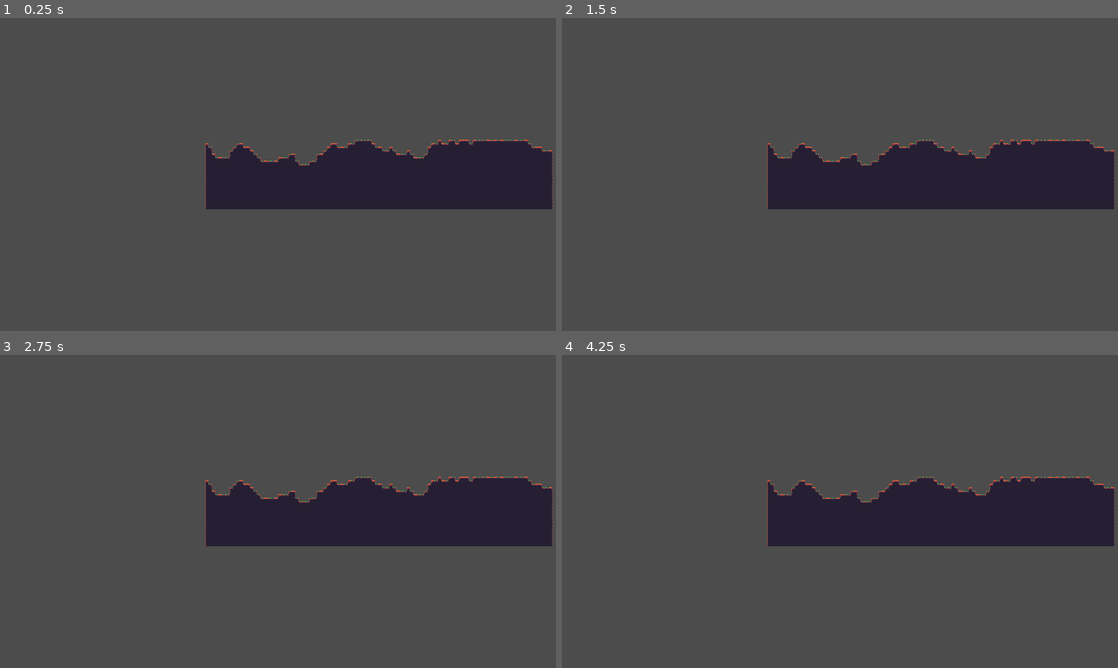
Above: before the commit, frames 1-4 (two rows, left to right).
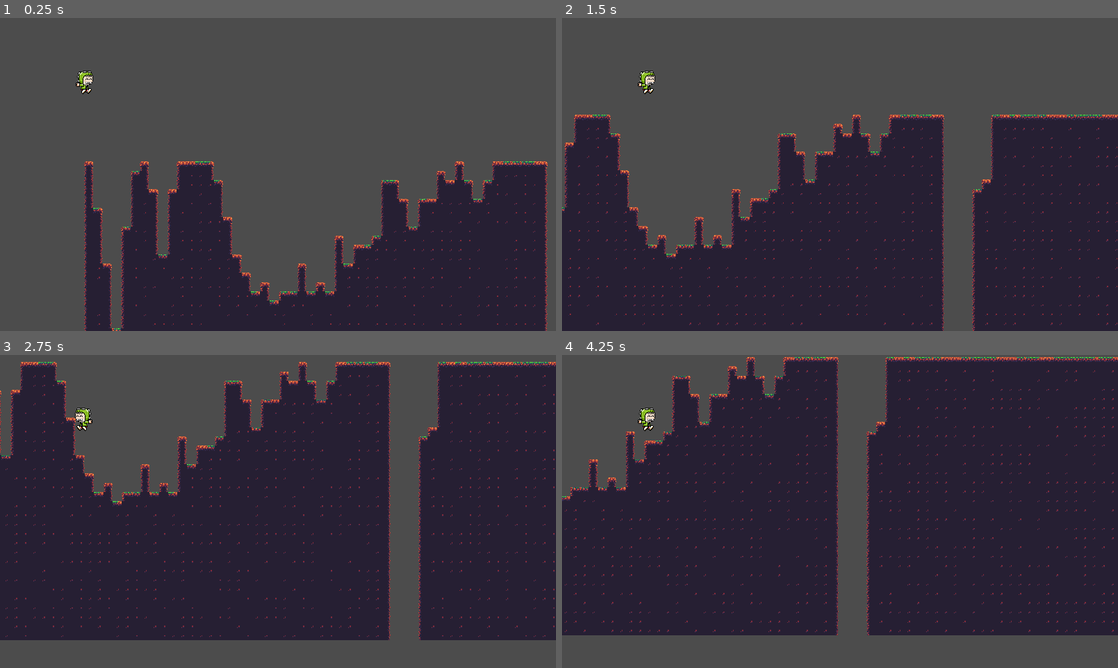
Above: after the commit, the same moments.

Repository: codemonsters/racekombat
Game: Godot game, scene res://Tilemap.tscn
Two runs of this game, one before a commit and one after it. Both use one fixed random seed, a clock stepped at 60 frames per second and the inputs below. This scene is started directly instead of the project's main scene. The engine's default icon, where the game draws it, is replaced by a stand-in: a white triangle on a blue panel in a dark square.
Inputs:
- Up to frame 1 (0.25 s): no input
- Up to frame 2 (1.5 s): tap Enter (ui_accept) at 0.5, 0.77 s; hold Right (ui_right) from 0.53 s (still down); tap Keypad Enter at 0.6, 1.35 s
- Up to frame 3 (2.75 s): tap Enter (ui_accept) at 1.52 s; release Right (ui_right) at 2.03 s; hold Left (ui_left) from 2.03 s (still down); tap Keypad Enter at 2.1 s
- Up to frame 4 (4.25 s): release Left (ui_left) at 2.78 s; hold Right (ui_right) from 2.78 s (still down); tap Keypad Enter at 2.85, 3.6 s; tap Enter (ui_accept) at 3.02, 3.77 s

The runs differ from the first frame. In frame 1, 37% of the frame differs, in the area x 13-100%, y 16-100%; in frame 2, 45%; in frame 3, 62%; in frame 4, 65%, in the area x 0-100%, y 0-90%.

Commit message:
Gen. Procedural por bloques 1.0

Diff:
--- a/server/Generation.gd
+++ b/server/Generation.gd
@@ -4,17 +4,27 @@
 
 func _ready():
 	randomize()
+#_create_noise(50,30,0,10)
+#_create_noise(50,30,50*1+10,10)
+	var distance = 0
+	for x in range(10):
+		var width = 50
+		_create_noise(width,30,x*width+distance,10)
+		distance = randi()%10+1
+
+func _create_noise(width,height,pos_x,pos_y):
 	noise.seed = randi()
 	noise.octaves = 4
-	noise.period = 20.0
+	noise.period = rand_range(10.0,20.0)
+	print(noise.period)
 	noise.persistence = 0.8
+	for x in range(width):
+		for y in range(height):
+			var noise_height = noise.get_noise_1d(x)
+
+			if ceil(noise_height * 40) < y :
+				$TileMap.set_cellv(Vector2(pos_x+x, pos_y+y), 2)
 
 
-	for x in range(100):
-		for y in range(20):
-			var noise_height = noise.get_noise_1d(x)
-
-			if ceil(noise_height * 10) < y or y > 8:
-				$TileMap.set_cellv(Vector2(x, y), 2)
 
 	$TileMap.update_bitmask_region()
--- a/server/Player.tscn
+++ b/server/Player.tscn
@@ -21,11 +21,6 @@
 "name": "idle",
 "speed": 5.0
 }, {
-"frames": [ ExtResource( 9 ), ExtResource( 11 ), ExtResource( 8 ), ExtResource( 13 ) ],
-"loop": true,
-"name": "run",
-"speed": 5.0
-}, {
 "frames": [ ExtResource( 10 ) ],
 "loop": true,
 "name": "jump",
@@ -35,19 +30,24 @@
 "loop": true,
 "name": "fall",
 "speed": 5.0
+}, {
+"frames": [ ExtResource( 9 ), ExtResource( 11 ), ExtResource( 8 ), ExtResource( 13 ) ],
+"loop": true,
+"name": "run",
+"speed": 5.0
 } ]
 
 [sub_resource type="RectangleShape2D" id=2]
 extents = Vector2( 29.2085, 40.9764 )
 
 [node name="Player" type="KinematicBody2D"]
+scale = Vector2( 0.5, 0.5 )
 script = ExtResource( 4 )
 
 [node name="AnimatedSprite" type="AnimatedSprite" parent="."]
 scale = Vector2( 0.2, 0.2 )
 frames = SubResource( 1 )
 animation = "idle"
-frame = 1
 playing = true
 
 [node name="CollisionShape2D" type="CollisionShape2D" parent="."]
--- a/server/Tilemap.tscn
+++ b/server/Tilemap.tscn
@@ -1,13 +1,54 @@
-[gd_scene load_steps=9 format=2]
+[gd_scene load_steps=21 format=2]
 
 [ext_resource path="res://assets/platformer_in_the_forest.png" type="Texture" id=1]
-[ext_resource path="res://icon.png" type="Texture" id=2]
-[ext_resource path="res://KinematicBody2D.gd" type="Script" id=3]
 [ext_resource path="res://TileMap.gd" type="Script" id=4]
 [ext_resource path="res://Generation.gd" type="Script" id=5]
+[ext_resource path="res://Player.tscn" type="PackedScene" id=6]
 
 [sub_resource type="ConvexPolygonShape2D" id=1]
-points = PoolVector2Array( 0, 0.979836, 16, 0.979836, 16, 5.96674, 0, 5.95592 )
+points = PoolVector2Array( 0, 0, 16, 0, 16, 0, 0, 0 )
+
+[sub_resource type="ConvexPolygonShape2D" id=3]
+points = PoolVector2Array( 0, 0, 16, 0, 16, 16, 0, 16 )
+
+[sub_resource type="ConvexPolygonShape2D" id=4]
+points = PoolVector2Array( 0, 0, 16, 0, 16, 16, 0, 16 )
+
+[sub_resource type="ConvexPolygonShape2D" id=5]
+points = PoolVector2Array( 0, 0, 16, 0, 16, 16, 0, 16 )
+
+[sub_resource type="ConvexPolygonShape2D" id=6]
+points = PoolVector2Array( 0, 0, 16, 0, 16, 16, 0, 16 )
+
+[sub_resource type="ConvexPolygonShape2D" id=7]
+points = PoolVector2Array( 0, 0, 16, 0, 16, 16, 0, 16 )
+
+[sub_resource type="ConvexPolygonShape2D" id=8]
+points = PoolVector2Array( 0, 0, 16, 0, 16, 16, 0, 16 )
+
+[sub_resource type="ConvexPolygonShape2D" id=9]
+points = PoolVector2Array( 0, 0, 16, 0, 16, 16, 0, 16 )
+
+[sub_resource type="ConvexPolygonShape2D" id=10]
+points = PoolVector2Array( 0, 0, 16, 0, 16, 16, 0, 16 )
+
+[sub_resource type="ConvexPolygonShape2D" id=11]
+points = PoolVector2Array( 0, 0, 16, 0, 16, 16, 0, 16 )
+
+[sub_resource type="ConvexPolygonShape2D" id=12]
+points = PoolVector2Array( 0, 0, 16, 0, 16, 16, 0, 16 )
+
+[sub_resource type="ConvexPolygonShape2D" id=13]
+points = PoolVector2Array( 16, 16, 0, 16, 0, 0, 16, 0 )
+
+[sub_resource type="ConvexPolygonShape2D" id=14]
+points = PoolVector2Array( 0, 0, 16, 0, 16, 16, 0, 16 )
+
+[sub_resource type="ConvexPolygonShape2D" id=15]
+points = PoolVector2Array( 0, 0, 16, 0, 16, 16, 0, 16 )
+
+[sub_resource type="ConvexPolygonShape2D" id=16]
+points = PoolVector2Array( 0, 0, 16, 0, 16, 16, 0, 16 )
 
 [sub_resource type="TileSet" id=2]
 2/name = "prueba"
@@ -38,10 +79,92 @@
 "one_way_margin": 1.0,
 "shape": SubResource( 1 ),
 "shape_transform": Transform2D( 1, 0, 0, 1, 0, 0 )
+}, {
+"autotile_coord": Vector2( 0, 0 ),
+"one_way": false,
+"one_way_margin": 1.0,
+"shape": SubResource( 3 ),
+"shape_transform": Transform2D( 1, 0, 0, 1, 0, 0 )
+}, {
+"autotile_coord": Vector2( 1, 0 ),
+"one_way": false,
+"one_way_margin": 1.0,
+"shape": SubResource( 4 ),
+"shape_transform": Transform2D( 1, 0, 0, 1, 0, 0 )
+}, {
+"autotile_coord": Vector2( 2, 0 ),
+"one_way": false,
+"one_way_margin": 1.0,
+"shape": SubResource( 5 ),
+"shape_transform": Transform2D( 1, 0, 0, 1, 0, 0 )
+}, {
+"autotile_coord": Vector2( 2, 0 ),
+"one_way": false,
+"one_way_margin": 1.0,
+"shape": SubResource( 6 ),
+"shape_transform": Transform2D( 1, 0, 0, 1, 0, 0 )
+}, {
+"autotile_coord": Vector2( 3, 0 ),
+"one_way": false,
+"one_way_margin": 1.0,
+"shape": SubResource( 7 ),
+"shape_transform": Transform2D( 1, 0, 0, 1, 0, 0 )
+}, {
+"autotile_coord": Vector2( 4, 0 ),
+"one_way": false,
+"one_way_margin": 1.0,
+"shape": SubResource( 8 ),
+"shape_transform": Transform2D( 1, 0, 0, 1, 0, 0 )
+}, {
+"autotile_coord": Vector2( 5, 0 ),
+"one_way": false,
+"one_way_margin": 1.0,
+"shape": SubResource( 9 ),
+"shape_transform": Transform2D( 1, 0, 0, 1, 0, 0 )
+}, {
+"autotile_coord": Vector2( 5, 0 ),
+"one_way": false,
+"one_way_margin": 1.0,
+"shape": SubResource( 10 ),
+"shape_transform": Transform2D( 1, 0, 0, 1, 0, 0 )
+}, {
+"autotile_coord": Vector2( 1, 1 ),
+"one_way": false,
+"one_way_margin": 1.0,
+"shape": SubResource( 11 ),
+"shape_transform": Transform2D( 1, 0, 0, 1, 0, 0 )
+}, {
+"autotile_coord": Vector2( 2, 1 ),
+"one_way": false,
+"one_way_margin": 1.0,
+"shape": SubResource( 12 ),
+"shape_transform": Transform2D( 1, 0, 0, 1, 0, 0 )
+}, {
+"autotile_coord": Vector2( 6, 0 ),
+"one_way": false,
+"one_way_margin": 1.0,
+"shape": SubResource( 13 ),
+"shape_transform": Transform2D( 1, 0, 0, 1, 0, 0 )
+}, {
+"autotile_coord": Vector2( 5, 1 ),
+"one_way": false,
+"one_way_margin": 1.0,
+"shape": SubResource( 14 ),
+"shape_transform": Transform2D( 1, 0, 0, 1, 0, 0 )
+}, {
+"autotile_coord": Vector2( 3, 1 ),
+"one_way": false,
+"one_way_margin": 1.0,
+"shape": SubResource( 15 ),
+"shape_transform": Transform2D( 1, 0, 0, 1, 0, 0 )
+}, {
+"autotile_coord": Vector2( 6, 1 ),
+"one_way": false,
+"one_way_margin": 1.0,
+"shape": SubResource( 16 ),
+"shape_transform": Transform2D( 1, 0, 0, 1, 0, 0 )
 } ]
 2/z_index = 0
-
-[sub_resource type="RectangleShape2D" id=3]
 
 [node name="Node2D" type="Node2D"]
 position = Vector2( 302, 201 )
@@ -55,21 +178,10 @@
 format = 1
 script = ExtResource( 4 )
 
-[node name="KinematicBody2D" type="KinematicBody2D" parent="."]
-visible = false
-position = Vector2( -39.8591, -72.4455 )
-script = ExtResource( 3 )
+[node name="Player" parent="." instance=ExtResource( 6 )]
 
-[node name="Sprite" type="Sprite" parent="KinematicBody2D"]
-position = Vector2( 1.2063, -1.05566 )
-scale = Vector2( 0.317737, 0.31035 )
-texture = ExtResource( 2 )
-
-[node name="CollisionShape2D" type="CollisionShape2D" parent="KinematicBody2D"]
-position = Vector2( 1.18948, -0.964264 )
-shape = SubResource( 3 )
-
-[node name="Camera2D" type="Camera2D" parent="."]
-position = Vector2( 334.79, 158.919 )
+[node name="Camera2D" type="Camera2D" parent="Player"]
+position = Vector2( 669.58, 317.838 )
+scale = Vector2( 2, 2 )
 current = true
-zoom = Vector2( 2, 2 )
+zoom = Vector2( 0.75, 0.75 )
